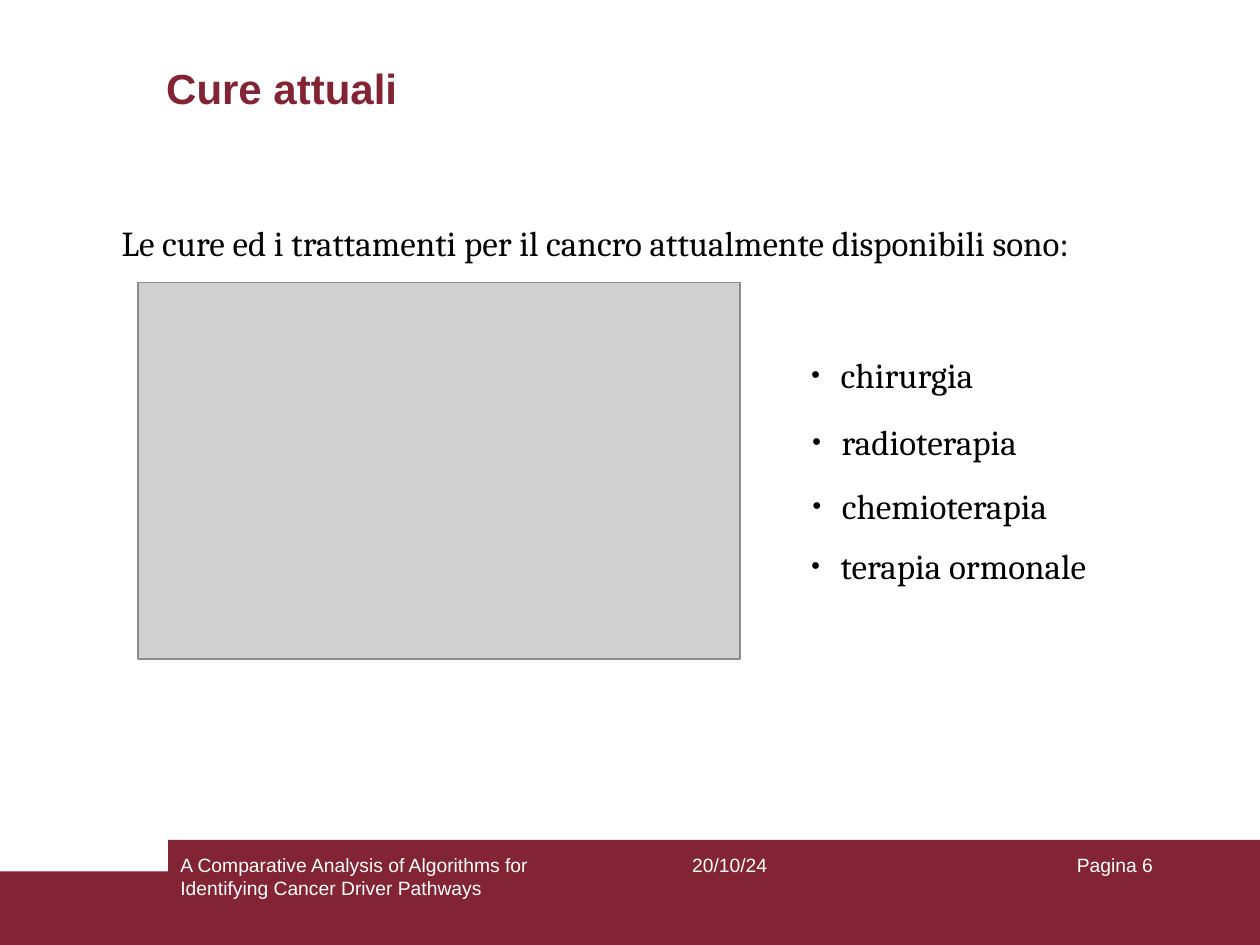
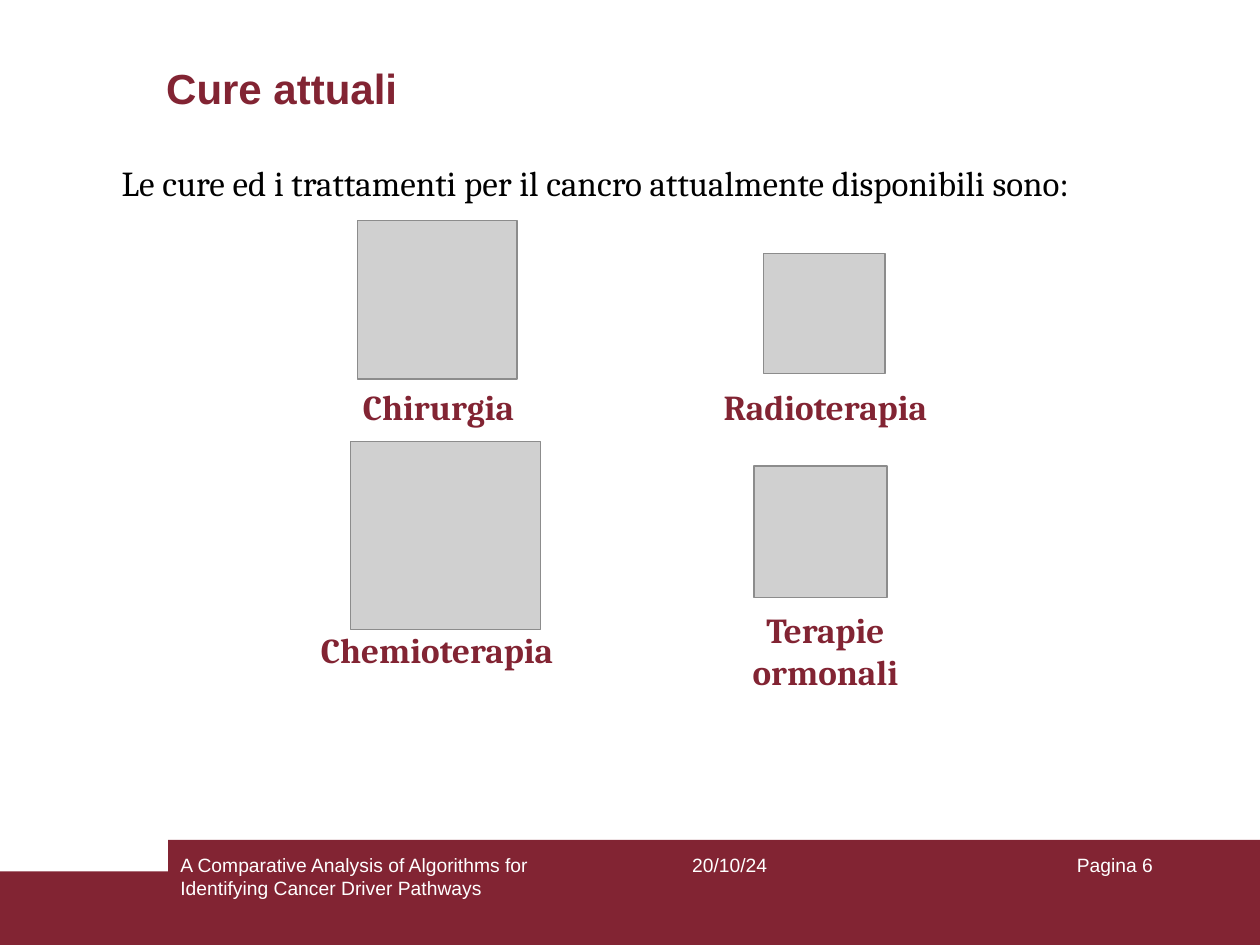
Before and after one commit to aflaag/bsc-thesis, a slide deck: slide 6 of presentation/slides.odp. Drawn at 1260x945 pixels with LibreOffice and Linux fonts; fonts in the diff are those of the drawing; grey boxes stand for pictures. Boxes give left, top, right and bottom in pixels: in the first picture for what was removed or moved away, otherwise in the second. Text is boxed around its words. In the diff, an @@ line names an element or a change of style, - is before the commit and + after.

```diff
--- a/presentation/slides.odp
+++ b/presentation/slides.odp
@@ text "Le cure ed i trattamenti ..." moved from (x1=122, y1=231, x2=1069, y2=264) to (x1=122, y1=171, x2=1069, y2=204) @@
@@ picture added at (x1=358, y1=220, x2=518, y2=379) @@
@@ picture added at (x1=764, y1=253, x2=885, y2=374) @@
@@ text at (x1=363, y1=395, x2=514, y2=428): text changed; text colour #000000 to #822433; bold on @@
-● chirurgia
+Chirurgia
@@ text at (x1=724, y1=395, x2=927, y2=428): text changed; text colour #000000 to #822433; bold on @@
-● radioterapia
+Radioterapia
@@ picture resized from (x1=137, y1=282, x2=740, y2=659) to (x1=350, y1=441, x2=541, y2=629) @@
@@ picture added at (x1=753, y1=466, x2=887, y2=598) @@
@@ text removed at (x1=841, y1=554, x2=1086, y2=587) @@
-● terapia ormonale
@@ text added at (x1=753, y1=618, x2=898, y2=686), 20 pt, text #822433, bold @@
+Terapie ormonali
@@ text at (x1=321, y1=638, x2=553, y2=671): text changed; text colour #000000 to #822433; bold on @@
-● chemioterapia
+Chemioterapia
```
Also in this commit, not shown: 16 other slides changed, 2 slides added, 2 slides removed, 26 other files.
